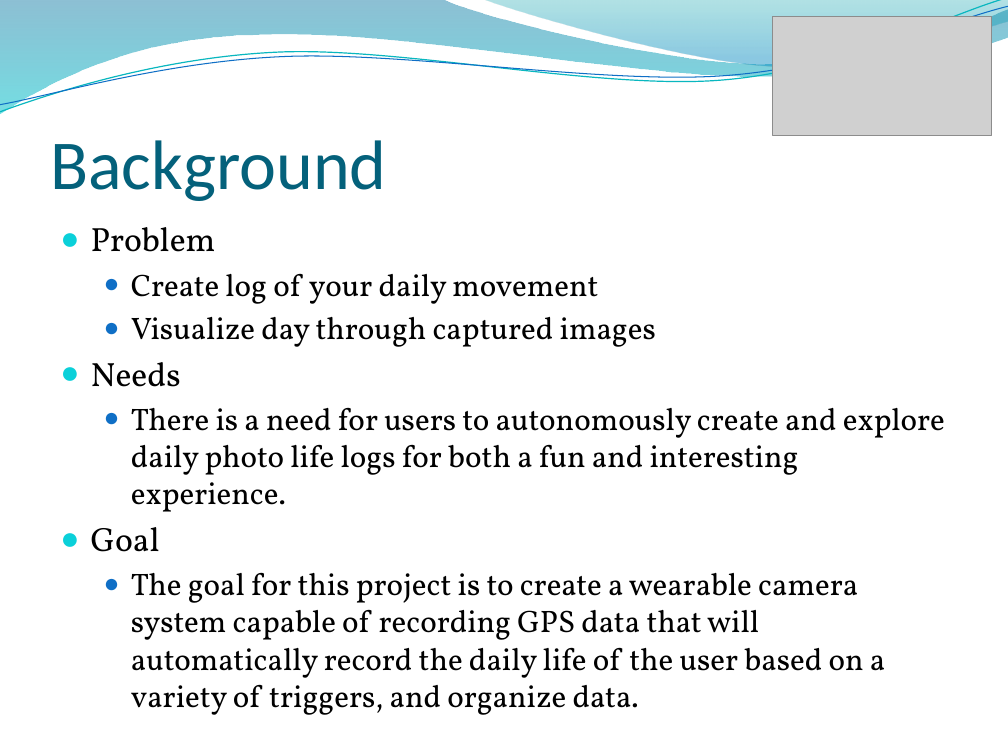
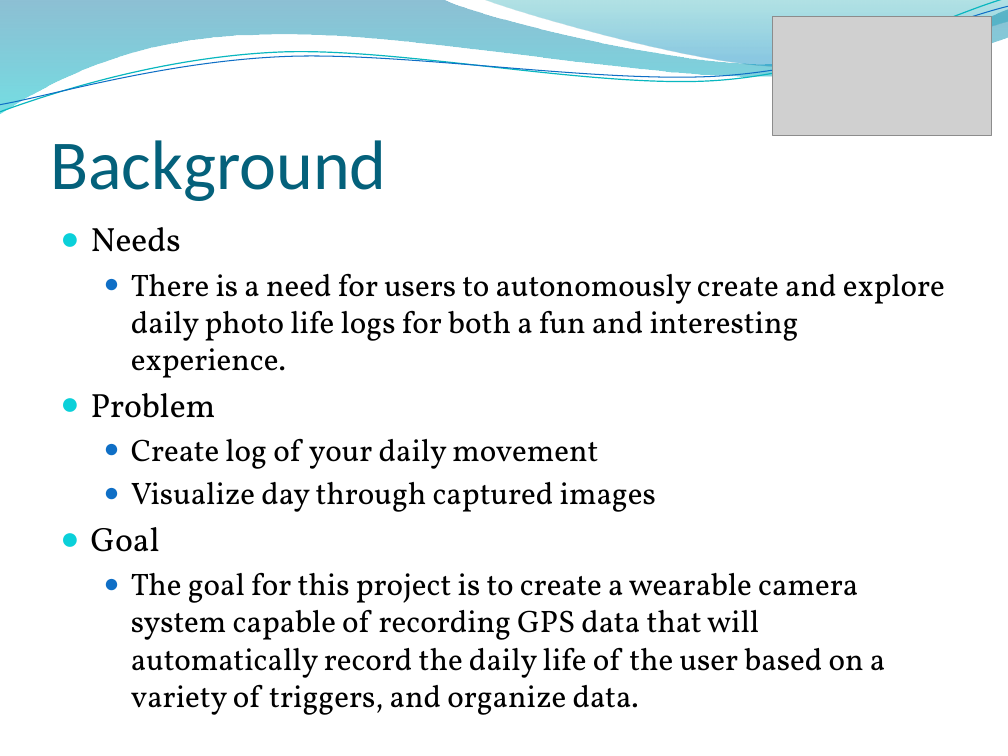
Before and after one commit to tasbal/cpsc483, a slide deck: slide 3 of MISC/Final Presentation.pptx. Drawn at 1008x756 pixels with LibreOffice and Linux fonts; fonts in the diff are those of the drawing; grey boxes stand for pictures; background and template pictures are left out. Boxes give left, top, right and bottom in pixels: in the first picture for what was removed or moved away, otherwise in the second. Text is boxed around its words. In the diff, an @@ line names an element or a change of style, - is before the commit and + after.

```diff
--- a/MISC/Final Presentation.pptx
+++ b/MISC/Final Presentation.pptx
@@ text at (91, 227, 945, 378): paragraphs added @@
+● Needs
+  ● There is a need for users to autonomously create and explore daily photo life logs for both a fun and interesting experience.
@@ text at (91, 362, 945, 512): paragraphs removed @@
-● Needs
-  ● There is a need for users to autonomously create and explore daily photo life logs for both a fun and interesting experience.
```
Also in this commit, not shown: 1 other slide changed.
